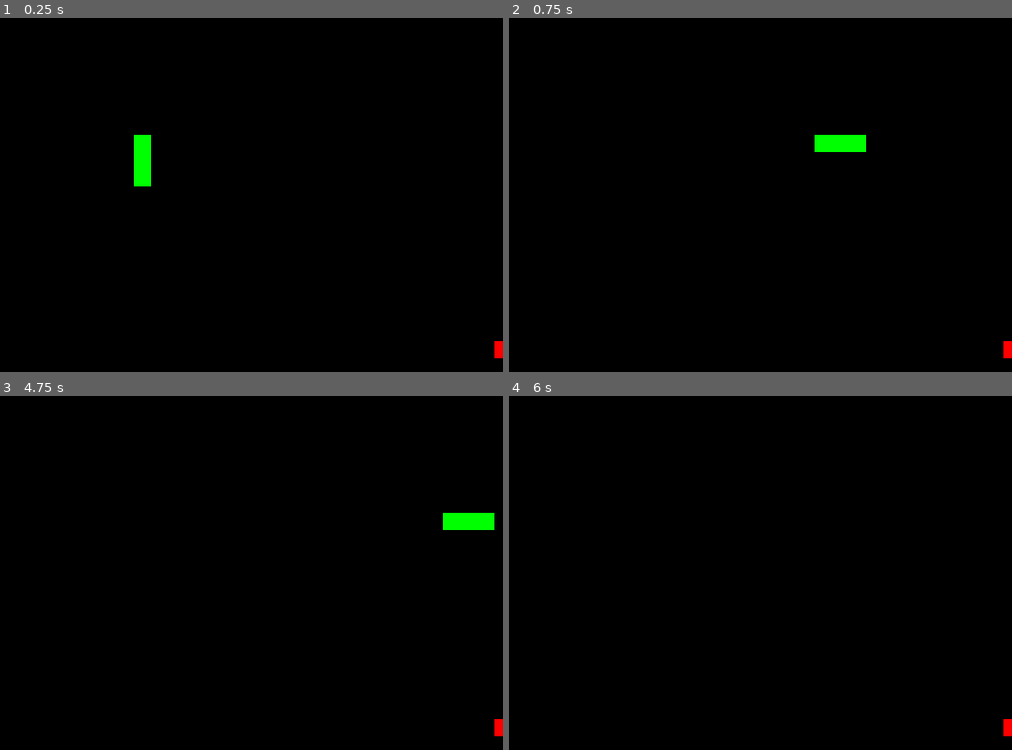
Above: before the commit, frames 1-4 (two rows, left to right).
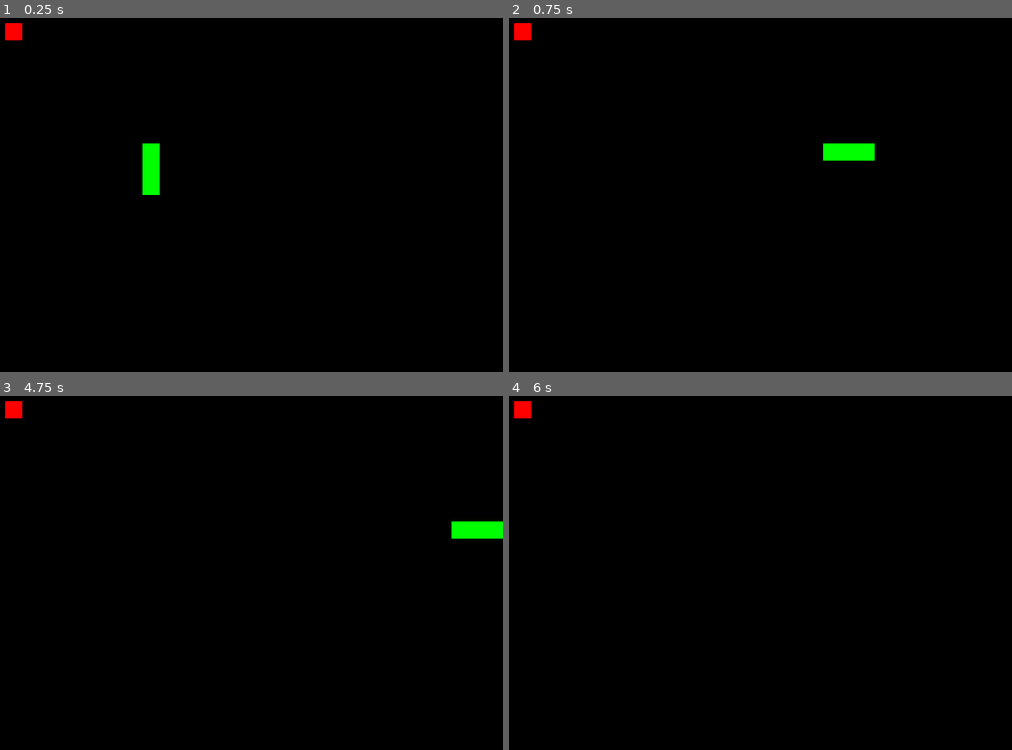
Above: after the commit, the same moments.

Repository: lafferjm/snake_godot
Game: Godot game, scene res://scenes/game_scene.tscn
Two runs of this game, one before a commit and one after it. Both use one fixed random seed, a clock stepped at 60 frames per second and the inputs below.
Inputs:
- Up to frame 1 (0.25 s): no input
- Up to frame 2 (0.75 s): tap Enter at 0.5 s; hold Right (move_right) from 0.53 s (still down)
- Up to frame 3 (4.75 s): tap Space at 1.25, 2.75, 4.25 s; release Right (move_right) at 1.28 s; hold Down (move_down) 1.28-2.03 s; tap Enter at 2, 3.5 s; hold Right (move_right) 2.03-2.78 s; hold Up (move_up) 2.78-3.53 s; hold Left (move_left) from 3.53 s (still down)
- Up to frame 4 (6 s): release Left (move_left) at 5.03 s; hold Down (move_down) 5.03-5.78 s; hold Right (move_right) from 5.78 s (still down)

The runs differ from the first frame. In frame 1, 0.8% of the frame differs, in the area x 1-100%, y 1-97%; in frame 2, 0.8%; in frame 3, 0.8%; in frame 4, 0.2%.

Commit message:
fix grid snap

Diff:
--- a/scripts/food.gd
+++ b/scripts/food.gd
@@ -4,11 +4,14 @@
 
 func spawn():
 	var screen_size = get_viewport_rect().size;
-	var x_coord = rng.randi_range(0, screen_size.x / 20);
-	var y_coord = rng.randi_range(0, screen_size.y / 20);
+	var x_coord = rng.randi_range(0, screen_size.x / 20 - 20);
+	var y_coord = rng.randi_range(0, screen_size.y / 20 - 20);
 
-	position.x = x_coord * 20;
-	position.y = y_coord * 20;
+	print(x_coord);
+	print(y_coord);
+
+	position.x = x_coord * 20 + 10;
+	position.y = y_coord * 20 + 10;
 
 # Called when the node enters the scene tree for the first time.
 func _ready():
--- a/scripts/snake_head.gd
+++ b/scripts/snake_head.gd
@@ -9,8 +9,8 @@
 # Called when the node enters the scene tree for the first time.
 func _ready():
 	var screen_size = get_viewport_rect().size;
-	position.x = screen_size.x / 2 - 20;
-	position.y = screen_size.y / 2 - 20;
+	position.x = screen_size.x / 2 - 10;
+	position.y = screen_size.y / 2 - 10;
 
 	for i in 2:
 		var body_segment = snake_body_scene.instantiate();
